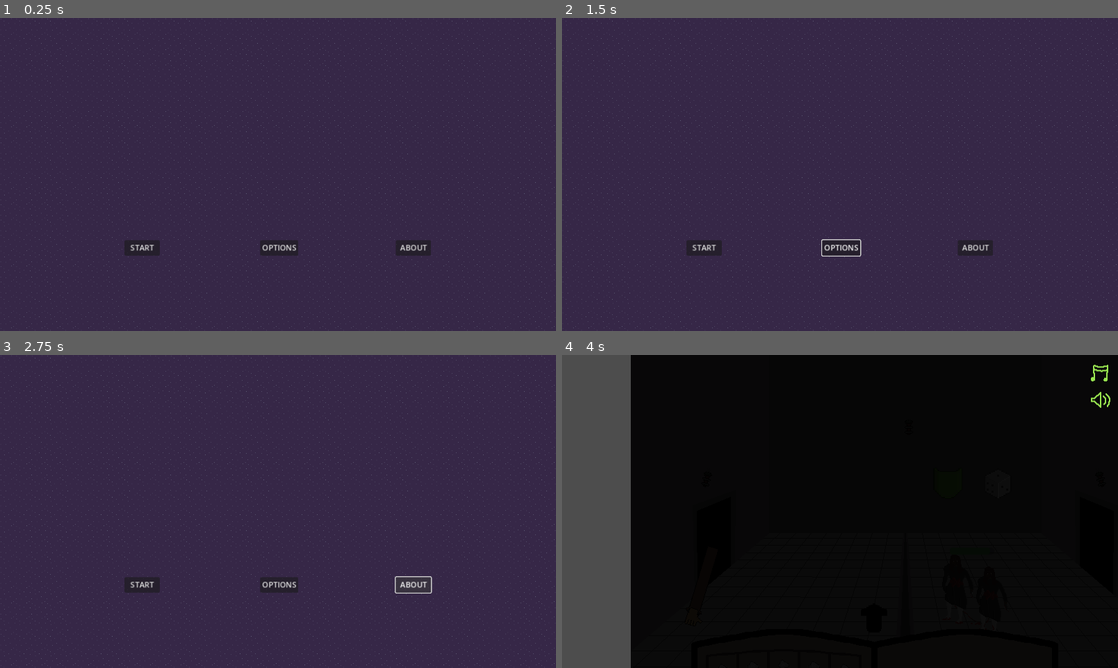
Above: before the commit, frames 1-4 (two rows, left to right).
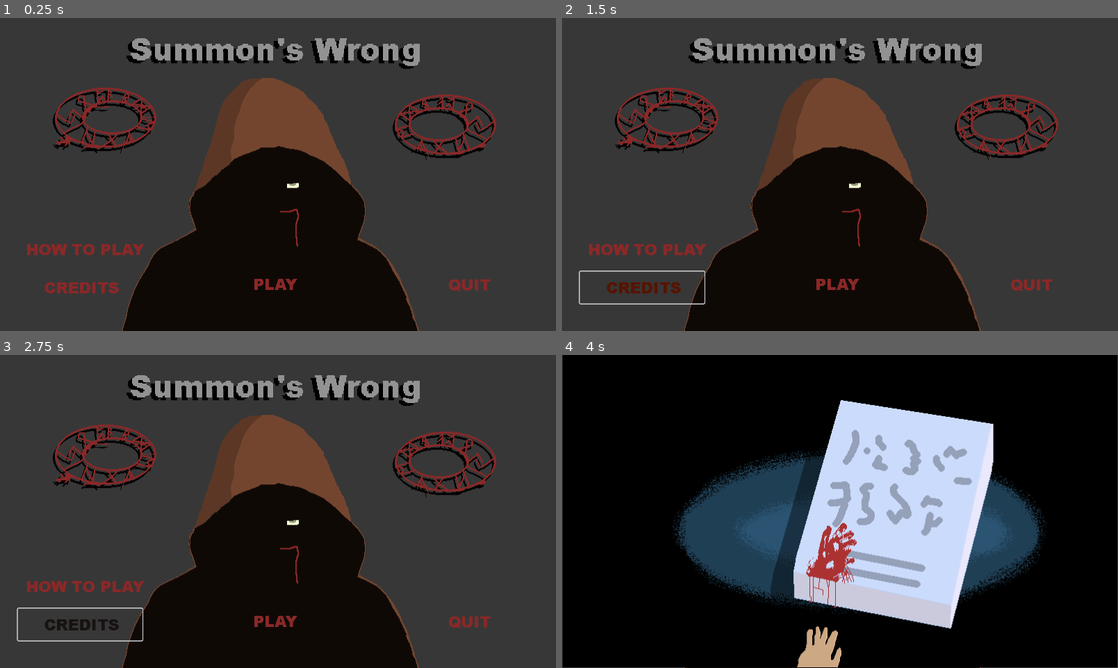
Above: after the commit, the same moments.

Repository: lewis785/ludum-dare-55
Game: Godot game, scene res://assets/backgrounds/main_menu.tscn
Same seed, same stepped clock (60 frames per second), same inputs: the game is played once before the commit and once after it. Before the commit the project starts from res://scenes/levels/main_menu.tscn.
Inputs (mouse positions are in pixels of both pictures, inside the frame that each line leads up to; where the layout moved, square brackets give the same spot in the first picture):
- Up to frame 1 (0.25 s): no input
- Up to frame 2 (1.5 s): click (840, 246) at 0.5 s, where only the run before the commit has a clickable "OPTIONS"; click (639, 287) at 1.27 s
- Up to frame 3 (2.75 s): click (411, 583) at 2 s, where only the run before the commit has a clickable "ABOUT"
- Up to frame 4 (4 s): click (645, 586) at 2.77 s; click (840, 621) [706, 583] at 3.5 s

The runs differ from the first frame. In frame 1, 34% of the frame differs, in the area x 0-100%, y 0-100%; in frame 2, 35%; in frame 3, 35%; in frame 4, 44%.

Commit message:
CHANGE improve start menu

Diff:
--- /dev/null
+++ b/assets/backgrounds/main_menu.tscn
@@ -0,0 +1,456 @@
+[gd_scene load_steps=61 format=3 uid="uid://dq7tt8ts4orc8"]
+
+[ext_resource type="Script" path="res://scenes/levels/main_menu.gd" id="1_3vlcw"]
+[ext_resource type="Texture2D" uid="uid://fm5u8bds4alv" path="res://assets/backgrounds/Title1.1.png" id="2_3xs2y"]
+[ext_resource type="Texture2D" uid="uid://djifdctvg7i2e" path="res://assets/elements/Play.png" id="3_pidb5"]
+[ext_resource type="AudioStream" uid="uid://der031n1a0ltg" path="res://assets/sounds/Room_v1.mp3" id="3_uv5mr"]
+[ext_resource type="Texture2D" uid="uid://bvhvui3w7a1wy" path="res://assets/elements/roof-Sheet.png" id="4_3o65d"]
+[ext_resource type="Texture2D" uid="uid://bb6kn0fjmcijy" path="res://assets/elements/howto.png" id="4_oxsdi"]
+[ext_resource type="Texture2D" uid="uid://copyq00fhkakt" path="res://assets/elements/roof-Sheeshadet.png" id="5_uthdj"]
+[ext_resource type="Texture2D" uid="uid://dpulfntpeeyrp" path="res://assets/elements/Creditst.png" id="6_wexvn"]
+[ext_resource type="Texture2D" uid="uid://bg6ihtc5kvcd8" path="res://assets/elements/quit.png" id="7_12ijr"]
+[ext_resource type="Texture2D" uid="uid://dc0crit6oq6vc" path="res://assets/elements/reaching-Sheet.png" id="8_ocd4y"]
+
+[sub_resource type="AtlasTexture" id="AtlasTexture_fcone"]
+atlas = ExtResource("8_ocd4y")
+region = Rect2(0, 0, 800, 450)
+
+[sub_resource type="AtlasTexture" id="AtlasTexture_w3wri"]
+atlas = ExtResource("8_ocd4y")
+region = Rect2(800, 0, 800, 450)
+
+[sub_resource type="AtlasTexture" id="AtlasTexture_iwkp7"]
+atlas = ExtResource("8_ocd4y")
+region = Rect2(1600, 0, 800, 450)
+
+[sub_resource type="AtlasTexture" id="AtlasTexture_sypfk"]
+atlas = ExtResource("8_ocd4y")
+region = Rect2(2400, 0, 800, 450)
+
+[sub_resource type="AtlasTexture" id="AtlasTexture_vb5p4"]
+atlas = ExtResource("8_ocd4y")
+region = Rect2(3200, 0, 800, 450)
+
+[sub_resource type="AtlasTexture" id="AtlasTexture_8qjut"]
+atlas = ExtResource("8_ocd4y")
+region = Rect2(4000, 0, 800, 450)
+
+[sub_resource type="AtlasTexture" id="AtlasTexture_0nn51"]
+atlas = ExtResource("8_ocd4y")
+region = Rect2(4800, 0, 800, 450)
+
+[sub_resource type="AtlasTexture" id="AtlasTexture_nh7vf"]
+atlas = ExtResource("8_ocd4y")
+region = Rect2(5600, 0, 800, 450)
+
+[sub_resource type="AtlasTexture" id="AtlasTexture_cn3si"]
+atlas = ExtResource("8_ocd4y")
+region = Rect2(6400, 0, 800, 450)
+
+[sub_resource type="AtlasTexture" id="AtlasTexture_4p52c"]
+atlas = ExtResource("8_ocd4y")
+region = Rect2(7200, 0, 800, 450)
+
+[sub_resource type="AtlasTexture" id="AtlasTexture_3vnne"]
+atlas = ExtResource("8_ocd4y")
+region = Rect2(0, 450, 800, 450)
+
+[sub_resource type="AtlasTexture" id="AtlasTexture_ojuum"]
+atlas = ExtResource("8_ocd4y")
+region = Rect2(800, 450, 800, 450)
+
+[sub_resource type="AtlasTexture" id="AtlasTexture_03ppc"]
+atlas = ExtResource("8_ocd4y")
+region = Rect2(1600, 450, 800, 450)
+
+[sub_resource type="AtlasTexture" id="AtlasTexture_7nys4"]
+atlas = ExtResource("8_ocd4y")
+region = Rect2(2400, 450, 800, 450)
+
+[sub_resource type="AtlasTexture" id="AtlasTexture_pjpe6"]
+atlas = ExtResource("8_ocd4y")
+region = Rect2(3200, 450, 800, 450)
+
+[sub_resource type="AtlasTexture" id="AtlasTexture_ixr88"]
+atlas = ExtResource("8_ocd4y")
+region = Rect2(4000, 450, 800, 450)
+
+[sub_resource type="AtlasTexture" id="AtlasTexture_ej7ww"]
+atlas = ExtResource("8_ocd4y")
+region = Rect2(4800, 450, 800, 450)
+
+[sub_resource type="AtlasTexture" id="AtlasTexture_g5sjt"]
+atlas = ExtResource("8_ocd4y")
+region = Rect2(5600, 450, 800, 450)
+
+[sub_resource type="AtlasTexture" id="AtlasTexture_neqj3"]
+atlas = ExtResource("8_ocd4y")
+region = Rect2(6400, 450, 800, 450)
+
+[sub_resource type="AtlasTexture" id="AtlasTexture_wp005"]
+atlas = ExtResource("8_ocd4y")
+region = Rect2(7200, 450, 800, 450)
+
+[sub_resource type="AtlasTexture" id="AtlasTexture_h5xw5"]
+atlas = ExtResource("8_ocd4y")
+region = Rect2(0, 900, 800, 450)
+
+[sub_resource type="AtlasTexture" id="AtlasTexture_5ebvn"]
+atlas = ExtResource("8_ocd4y")
+region = Rect2(800, 900, 800, 450)
+
+[sub_resource type="AtlasTexture" id="AtlasTexture_g6dmi"]
+atlas = ExtResource("8_ocd4y")
+region = Rect2(1600, 900, 800, 450)
+
+[sub_resource type="AtlasTexture" id="AtlasTexture_rkmws"]
+atlas = ExtResource("8_ocd4y")
+region = Rect2(2400, 900, 800, 450)
+
+[sub_resource type="AtlasTexture" id="AtlasTexture_kuyso"]
+atlas = ExtResource("8_ocd4y")
+region = Rect2(3200, 900, 800, 450)
+
+[sub_resource type="AtlasTexture" id="AtlasTexture_00q4x"]
+atlas = ExtResource("8_ocd4y")
+region = Rect2(4000, 900, 800, 450)
+
+[sub_resource type="AtlasTexture" id="AtlasTexture_qxphn"]
+atlas = ExtResource("8_ocd4y")
+region = Rect2(4800, 900, 800, 450)
+
+[sub_resource type="AtlasTexture" id="AtlasTexture_5m0t5"]
+atlas = ExtResource("8_ocd4y")
+region = Rect2(5600, 900, 800, 450)
+
+[sub_resource type="AtlasTexture" id="AtlasTexture_4k0aw"]
+atlas = ExtResource("8_ocd4y")
+region = Rect2(6400, 900, 800, 450)
+
+[sub_resource type="AtlasTexture" id="AtlasTexture_dqw3e"]
+atlas = ExtResource("8_ocd4y")
+region = Rect2(7200, 900, 800, 450)
+
+[sub_resource type="AtlasTexture" id="AtlasTexture_halpf"]
+atlas = ExtResource("8_ocd4y")
+region = Rect2(0, 1350, 800, 450)
+
+[sub_resource type="AtlasTexture" id="AtlasTexture_og264"]
+atlas = ExtResource("4_3o65d")
+region = Rect2(0, 0, 800, 450)
+
+[sub_resource type="AtlasTexture" id="AtlasTexture_7yiev"]
+atlas = ExtResource("4_3o65d")
+region = Rect2(800, 0, 800, 450)
+
+[sub_resource type="AtlasTexture" id="AtlasTexture_m2sc8"]
+atlas = ExtResource("4_3o65d")
+region = Rect2(1600, 0, 800, 450)
+
+[sub_resource type="AtlasTexture" id="AtlasTexture_b8enm"]
+atlas = ExtResource("4_3o65d")
+region = Rect2(2400, 0, 800, 450)
+
+[sub_resource type="AtlasTexture" id="AtlasTexture_phhkq"]
+atlas = ExtResource("4_3o65d")
+region = Rect2(3200, 0, 800, 450)
+
+[sub_resource type="AtlasTexture" id="AtlasTexture_32xx2"]
+atlas = ExtResource("4_3o65d")
+region = Rect2(4000, 0, 800, 450)
+
+[sub_resource type="AtlasTexture" id="AtlasTexture_gh1rn"]
+atlas = ExtResource("4_3o65d")
+region = Rect2(4800, 0, 800, 450)
+
+[sub_resource type="AtlasTexture" id="AtlasTexture_rwr31"]
+atlas = ExtResource("4_3o65d")
+region = Rect2(5600, 0, 800, 450)
+
+[sub_resource type="AtlasTexture" id="AtlasTexture_p07o7"]
+atlas = ExtResource("5_uthdj")
+region = Rect2(0, 0, 800, 450)
+
+[sub_resource type="AtlasTexture" id="AtlasTexture_o1nnj"]
+atlas = ExtResource("5_uthdj")
+region = Rect2(800, 0, 800, 450)
+
+[sub_resource type="AtlasTexture" id="AtlasTexture_g4mlk"]
+atlas = ExtResource("5_uthdj")
+region = Rect2(1600, 0, 800, 450)
+
+[sub_resource type="AtlasTexture" id="AtlasTexture_jlj0k"]
+atlas = ExtResource("5_uthdj")
+region = Rect2(2400, 0, 800, 450)
+
+[sub_resource type="AtlasTexture" id="AtlasTexture_roqcm"]
+atlas = ExtResource("5_uthdj")
+region = Rect2(3200, 0, 800, 450)
+
+[sub_resource type="AtlasTexture" id="AtlasTexture_qc5ja"]
+atlas = ExtResource("5_uthdj")
+region = Rect2(4000, 0, 800, 450)
+
+[sub_resource type="AtlasTexture" id="AtlasTexture_2trjm"]
+atlas = ExtResource("5_uthdj")
+region = Rect2(4800, 0, 800, 450)
+
+[sub_resource type="AtlasTexture" id="AtlasTexture_dqnwf"]
+atlas = ExtResource("5_uthdj")
+region = Rect2(5600, 0, 800, 450)
+
+[sub_resource type="AtlasTexture" id="AtlasTexture_ebvsa"]
+atlas = ExtResource("5_uthdj")
+region = Rect2(6400, 0, 800, 450)
+
+[sub_resource type="AtlasTexture" id="AtlasTexture_5gcb5"]
+atlas = ExtResource("5_uthdj")
+region = Rect2(7200, 0, 800, 450)
+
+[sub_resource type="SpriteFrames" id="SpriteFrames_6a7f2"]
+animations = [{
+"frames": [{
+"duration": 1.0,
+"texture": SubResource("AtlasTexture_fcone")
+}, {
+"duration": 1.0,
+"texture": SubResource("AtlasTexture_w3wri")
+}, {
+"duration": 1.0,
+"texture": SubResource("AtlasTexture_iwkp7")
+}, {
+"duration": 1.0,
+"texture": SubResource("AtlasTexture_sypfk")
+}, {
+"duration": 1.0,
+"texture": SubResource("AtlasTexture_vb5p4")
+}, {
+"duration": 1.0,
+"texture": SubResource("AtlasTexture_8qjut")
+}, {
+"duration": 1.0,
+"texture": SubResource("AtlasTexture_0nn51")
+}, {
+"duration": 1.0,
+"texture": SubResource("AtlasTexture_nh7vf")
+}, {
+"duration": 1.0,
+"texture": SubResource("AtlasTexture_cn3si")
+}, {
+"duration": 1.0,
+"texture": SubResource("AtlasTexture_4p52c")
+}, {
+"duration": 1.0,
+"texture": SubResource("AtlasTexture_3vnne")
+}, {
+"duration": 1.0,
+"texture": SubResource("AtlasTexture_ojuum")
+}, {
+"duration": 1.0,
+"texture": SubResource("AtlasTexture_03ppc")
+}, {
+"duration": 1.0,
+"texture": SubResource("AtlasTexture_7nys4")
+}, {
+"duration": 1.0,
+"texture": SubResource("AtlasTexture_pjpe6")
+}, {
+"duration": 1.0,
+"texture": SubResource("AtlasTexture_ixr88")
+}, {
+"duration": 1.0,
+"texture": SubResource("AtlasTexture_ej7ww")
+}, {
+"duration": 1.0,
+"texture": SubResource("AtlasTexture_g5sjt")
+}, {
+"duration": 1.0,
+"texture": SubResource("AtlasTexture_neqj3")
+}, {
+"duration": 1.0,
+"texture": SubResource("AtlasTexture_wp005")
+}, {
+"duration": 1.0,
+"texture": SubResource("AtlasTexture_h5xw5")
+}, {
+"duration": 1.0,
+"texture": SubResource("AtlasTexture_5ebvn")
+}, {
+"duration": 1.0,
+"texture": SubResource("AtlasTexture_g6dmi")
+}, {
+"duration": 1.0,
+"texture": SubResource("AtlasTexture_rkmws")
+}, {
+"duration": 1.0,
+"texture": SubResource("AtlasTexture_kuyso")
+}, {
+"duration": 1.0,
+"texture": SubResource("AtlasTexture_00q4x")
+}, {
+"duration": 1.0,
+"texture": SubResource("AtlasTexture_qxphn")
+}, {
+"duration": 1.0,
+"texture": SubResource("AtlasTexture_5m0t5")
+}, {
+"duration": 1.0,
+"texture": SubResource("AtlasTexture_4k0aw")
+}, {
+"duration": 1.0,
+"texture": SubResource("AtlasTexture_dqw3e")
+}, {
+"duration": 1.0,
+"texture": SubResource("AtlasTexture_halpf")
+}, {
+"duration": 1.0,
+"texture": SubResource("AtlasTexture_og264")
+}, {
+"duration": 1.0,
+"texture": SubResource("AtlasTexture_7yiev")
+}, {
+"duration": 1.0,
+"texture": SubResource("AtlasTexture_m2sc8")
+}, {
+"duration": 1.0,
+"texture": SubResource("AtlasTexture_b8enm")
+}, {
+"duration": 1.0,
+"texture": SubResource("AtlasTexture_phhkq")
+}, {
+"duration": 1.0,
+"texture": SubResource("AtlasTexture_32xx2")
+}, {
+"duration": 1.0,
+"texture": SubResource("AtlasTexture_gh1rn")
+}, {
+"duration": 1.0,
+"texture": SubResource("AtlasTexture_rwr31")
+}, {
+"duration": 1.0,
+"texture": SubResource("AtlasTexture_p07o7")
+}, {
+"duration": 1.0,
+"texture": SubResource("AtlasTexture_o1nnj")
+}, {
+"duration": 1.0,
+"texture": SubResource("AtlasTexture_g4mlk")
+}, {
+"duration": 1.0,
+"texture": SubResource("AtlasTexture_jlj0k")
+}, {
+"duration": 1.0,
+"texture": SubResource("AtlasTexture_roqcm")
+}, {
+"duration": 1.0,
+"texture": SubResource("AtlasTexture_qc5ja")
+}, {
+"duration": 1.0,
+"texture": SubResource("AtlasTexture_2trjm")
+}, {
+"duration": 1.0,
+"texture": SubResource("AtlasTexture_dqnwf")
+}, {
+"duration": 1.0,
+"texture": SubResource("AtlasTexture_ebvsa")
+}, {
+"duration": 1.0,
+"texture": SubResource("AtlasTexture_5gcb5")
+}],
+"loop": true,
+"name": &"default",
+"speed": 10.0
+}]
+
+[node name="MainMenu" type="Node2D"]
+script = ExtResource("1_3vlcw")
+
+[node name="TextureRect" type="TextureRect" parent="."]
+offset_right = 1152.0
+offset_bottom = 649.0
+texture = ExtResource("2_3xs2y")
+
+[node name="Cinematic" type="AnimatedSprite2D" parent="TextureRect"]
+visible = false
+position = Vector2(576, 323.5)
+scale = Vector2(1.4375, 1.43778)
+sprite_frames = SubResource("SpriteFrames_6a7f2")
+
+[node name="StartButton" type="Button" parent="TextureRect"]
+layout_mode = 1
+anchors_preset = 8
+anchor_left = 0.5
+anchor_top = 0.5
+anchor_right = 0.5
+anchor_bottom = 0.5
+offset_left = -131.0
+offset_top = 193.0
+offset_right = 127.0
+offset_bottom = 259.0
+grow_horizontal = 2
+grow_vertical = 2
+theme_override_colors/icon_hover_color = Color(0.623529, 0.501961, 0, 1)
+theme_override_colors/icon_focus_color = Color(0.172549, 0.482353, 0.443137, 1)
+icon = ExtResource("3_pidb5")
+flat = true
+
+[node name="CreditsButton" type="Button" parent="TextureRect"]
+layout_mode = 1
+anchors_preset = 8
+anchor_left = 0.5
+anchor_top = 0.5
+anchor_right = 0.5
+anchor_bottom = 0.5
+offset_left = -539.0
+offset_top = 200.5
+offset_right = -281.0
+offset_bottom = 266.5
+grow_horizontal = 2
+grow_vertical = 2
+theme_override_colors/icon_hover_color = Color(0.623529, 0.501961, 0, 1)
+theme_override_colors/icon_focus_color = Color(0.172549, 0.482353, 0.443137, 1)
+icon = ExtResource("6_wexvn")
+flat = true
+
+[node name="QuitButton" type="Button" parent="TextureRect"]
+layout_mode = 1
+anchors_preset = 8
+anchor_left = 0.5
+anchor_top = 0.5
+anchor_right = 0.5
+anchor_bottom = 0.5
+offset_left = 267.0
+offset_top = 194.5
+offset_right = 525.0
+offset_bottom = 260.5
+grow_horizontal = 2
+grow_vertical = 2
+theme_override_colors/icon_hover_color = Color(0.623529, 0.501961, 0, 1)
+theme_override_colors/icon_focus_color = Color(0.172549, 0.482353, 0.443137, 1)
+icon = ExtResource("7_12ijr")
+flat = true
+
+[node name="HowToButton" type="Button" parent="TextureRect"]
+layout_mode = 1
+anchors_preset = 8
+anchor_left = 0.5
+anchor_top = 0.5
+anchor_right = 0.5
+anchor_bottom = 0.5
+offset_left = -530.0
+offset_top = 121.5
+offset_right = -272.0
+offset_bottom = 187.5
+grow_horizontal = 2
+grow_vertical = 2
+theme_override_colors/icon_hover_color = Color(0.623529, 0.501961, 0, 1)
+theme_override_colors/icon_focus_color = Color(0.172549, 0.482353, 0.443137, 1)
+icon = ExtResource("4_oxsdi")
+flat = true
+
+[node name="RoomMusic" type="AudioStreamPlayer2D" parent="."]
+stream = ExtResource("3_uv5mr")
+autoplay = true
+bus = &"Music"
+
+[connection signal="pressed" from="TextureRect/StartButton" to="." method="_on_start_button_pressed"]
--- a/project.godot
+++ b/project.godot
@@ -11,7 +11,7 @@
 [application]
 
 config/name="Ludum-dare-55"
-run/main_scene="res://scenes/levels/main_menu.tscn"
+run/main_scene="res://assets/backgrounds/main_menu.tscn"
 config/features=PackedStringArray("4.2", "GL Compatibility")
 config/icon="res://icon.svg"
 
@@ -23,3 +23,4 @@
 
 renderer/rendering_method="gl_compatibility"
 renderer/rendering_method.mobile="gl_compatibility"
+environment/defaults/default_clear_color=Color(0, 0, 0, 1)
--- a/scenes/components/combat/combat_coordinator.gd
+++ b/scenes/components/combat/combat_coordinator.gd
@@ -11,7 +11,7 @@
 var enemy: Character
 var summon_last_attacked = 0
 var enemy_last_attacked = 0
-
+var fight_delay = 3.0
 # Called every frame. 'delta' is the elapsed time since the previous frame.
 func _process(delta):
 	if summon == null || enemy == null:
@@ -55,3 +55,4 @@
 			fight_win.emit();
 		Results.LOSE:
 			fight_lose.emit();
+	await get_tree().create_timer(fight_delay).timeout
--- a/scenes/items/summoning_circle.gd
+++ b/scenes/items/summoning_circle.gd
@@ -12,7 +12,7 @@
 @onready var sigil_5 = $Sigil5
 
 @export var spawn_location : Vector2 = Vector2(250,350)
-@export var summon_delay : float = 3.0 # Delay until summon spawns in
+@export var summon_delay : float = 0.75 # Delay until summon spawns in
 var ingredients = []
 
 # Called when the node enters thegit c scene tree for the first time.
--- a/scenes/levels/main_menu.gd
+++ b/scenes/levels/main_menu.gd
@@ -1,4 +1,9 @@
 extends Node2D
+@onready var cinematic = $TextureRect/Cinematic
+@onready var start_button = $TextureRect/StartButton
+@onready var credits_button = $TextureRect/CreditsButton
+@onready var quit_button = $TextureRect/QuitButton
+@onready var how_to_button = $TextureRect/HowToButton
 
 
 # Called when the node enters the scene tree for the first time.
@@ -12,4 +17,12 @@
 
 
 func _on_start_button_pressed():
+
+	cinematic.visible = true
+	start_button.visible = false
+	credits_button.visible = false
+	quit_button.visible = false
+	how_to_button.visible = false
+	cinematic.play()
+	await get_tree().create_timer(4.8).timeout
 	get_tree().change_scene_to_file("res://scenes/levels/sliding_window.tscn")
--- a/scenes/levels/main_menu.tscn
+++ /dev/null
@@ -1,68 +0,0 @@
-[gd_scene load_steps=4 format=3 uid="uid://dq7tt8ts4orc8"]
-
-[ext_resource type="Script" path="res://scenes/levels/main_menu.gd" id="1_3vlcw"]
-[ext_resource type="Texture2D" uid="uid://bqc7gro62qhdq" path="res://assets/backgrounds/background_1.png" id="1_txxjm"]
-[ext_resource type="AudioStream" uid="uid://der031n1a0ltg" path="res://assets/sounds/Room_v1.mp3" id="3_uv5mr"]
-
-[node name="MainMenu" type="Node2D"]
-script = ExtResource("1_3vlcw")
-
-[node name="TextureRect" type="TextureRect" parent="."]
-offset_right = 1152.0
-offset_bottom = 649.0
-texture = ExtResource("1_txxjm")
-stretch_mode = 1
-
-[node name="Node" type="Node" parent="."]
-
-[node name="StartButton" type="Button" parent="Node"]
-anchors_preset = 8
-anchor_left = 0.5
-anchor_top = 0.5
-anchor_right = 0.5
-anchor_bottom = 0.5
-offset_left = -318.0
-offset_top = 136.0
-offset_right = -245.0
-offset_bottom = 167.0
-grow_horizontal = 2
-grow_vertical = 2
-text = "START"
-
-[node name="OptionsButton" type="Button" parent="Node"]
-anchors_preset = 8
-anchor_left = 0.5
-anchor_top = 0.5
-anchor_right = 0.5
-anchor_bottom = 0.5
-offset_left = -37.0
-offset_top = 136.0
-offset_right = 42.0
-offset_bottom = 167.0
-grow_horizontal = 2
-grow_vertical = 2
-size_flags_horizontal = 4
-text = "OPTIONS
-"
-
-[node name="AboutButton" type="Button" parent="Node"]
-anchors_preset = 8
-anchor_left = 0.5
-anchor_top = 0.5
-anchor_right = 0.5
-anchor_bottom = 0.5
-offset_left = 244.0
-offset_top = 136.0
-offset_right = 317.0
-offset_bottom = 167.0
-grow_horizontal = 2
-grow_vertical = 2
-text = "ABOUT
-"
-
-[node name="RoomMusic" type="AudioStreamPlayer2D" parent="."]
-stream = ExtResource("3_uv5mr")
-autoplay = true
-bus = &"Music"
-
-[connection signal="pressed" from="Node/StartButton" to="." method="_on_start_button_pressed"]
Binary file added: assets/backgrounds/Title1.1.png
Not shown, added: assets/backgrounds/Title1.1.png.import
Binary file added: assets/backgrounds/mainmenutext.png
Not shown, added: assets/backgrounds/mainmenutext.png.import
Binary file added: assets/elements/Creditst.png
Not shown, added: assets/elements/Creditst.png.import
Binary file added: assets/elements/Play.png
Not shown, added: assets/elements/Play.png.import
Binary file added: assets/elements/howto.png
Not shown, added: assets/elements/howto.png.import
Binary file added: assets/elements/quit.png
Not shown, added: assets/elements/quit.png.import
(and 10 more such lines)
